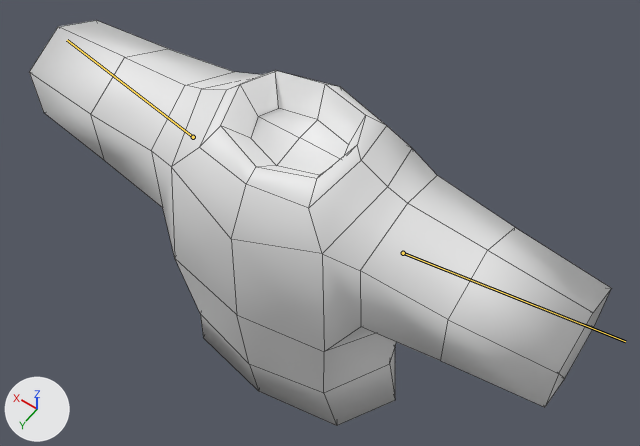
The FBX model ECOE sim/Assets/Art/Characters/Resources/Clothes/Shirts/ShortLooseShirt.fbx: old version first, new version second.
Before and after are seen from a camera (50 mm lens) standing at (-0.843, 1.066, 2.196) and looking at (-0.02, -0.085, 0.387). The lights are fixed; the arrows at lower left show +X, +Y and +Z. The picture after the commit comes second. The bones that change are drawn over the model as lines. Mesh edges are drawn as thin lines.

Objects in the first picture: 'ShortLooseShirt'.
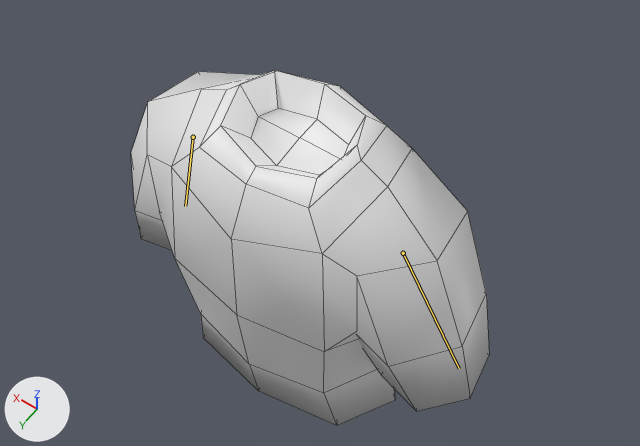
The newer file adds an action. The first version stands in its rest pose; the second is drawn at frame 1 of the action 'CartoonArmature|Idle.001'.

Boxes [x1, y1, x2, y2] around the edits, measured in the pictures (640 x 446 px):
'ShortLooseShirt', posed (38% narrower, 12% shorter): before [29, 20, 611, 426]; after [131, 70, 489, 426]
bone 'Arm.L', root to tip: before (403, 253) to (625, 341); after (403, 253) to (459, 368)
bone 'Arm.R', root to tip: before (193, 137) to (67, 40); after (193, 137) to (185, 206)

Edits to the bpy script that builds the scene:
```text
Change bone_arm_l:
    where bone_arm_l = bpy.data.objects['CartoonArmature'].pose.bones['Arm.L']  # child of 'Spine1'
    bone_arm_l.rotation_quaternion: (1.0, 0.0, 0.0, 0.0) -> (0.781, -0.587, 0.213, 0.022)  # degrees (0, 0, 0) -> degrees (-76, 21, -13)
Change bone_arm_r:
    where bone_arm_r = bpy.data.objects['CartoonArmature'].pose.bones['Arm.R']  # child of 'Spine1'
    bone_arm_r.rotation_quaternion: (1.0, 0.0, 0.0, 0.0) -> (0.781, -0.587, -0.213, -0.022)  # degrees (0, 0, 0) -> degrees (-76, -21, 13)
```
